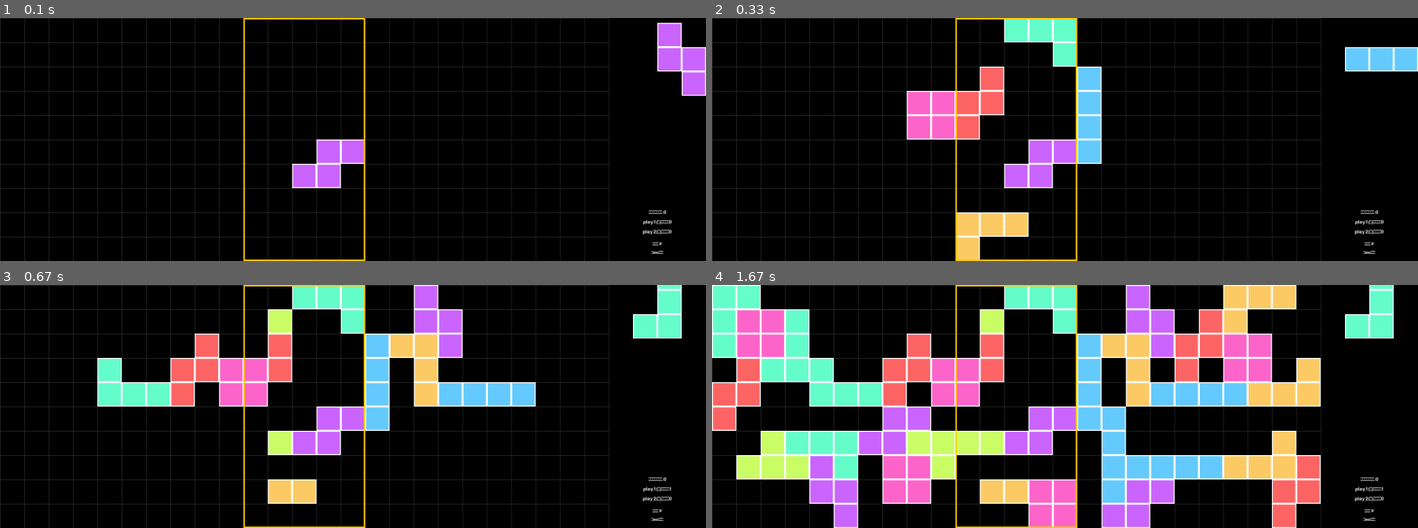
Above: before the commit, frames 1-4 (two rows, left to right).
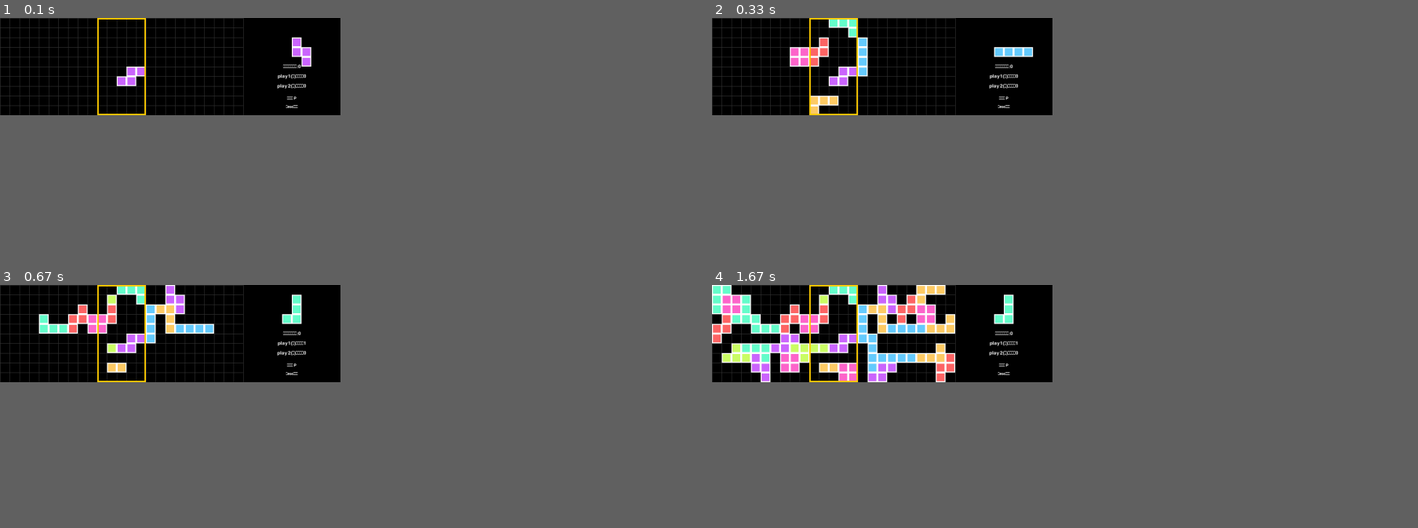
Above: after the commit, the same moments.

Repository: pkulab409/pkudsa.tetris
Game: pygame game, started from TetrisProgram/visual_by_pygame.py
Two runs of this game, one before a commit and one after it. Both use one fixed random seed, a clock stepped at 60 frames per second and the inputs below.
Inputs:
- Up to frame 1 (0.1 s): no input
- Up to frame 2 (0.33 s): no input
- Up to frame 3 (0.67 s): no input
- Up to frame 4 (1.67 s): no input
In our replay, the window is 900x310 before the commit and 434x124 after it. These sizes can differ from the game's own. Grey fills any space a smaller window leaves; there, only what the larger window draws over its background counts as a difference.

The runs differ from the first frame. In frame 1, 9.1% of the frame differs, in the area x 0-100%, y 0-100%; in frame 2, 16%; in frame 3, 23%; in frame 4, 49%, in the area x 0-97%, y 0-100%.

Commit message:
Update visual_by_pygame.py

Diff:
--- a/TetrisProgram/visual_by_pygame.py
+++ b/TetrisProgram/visual_by_pygame.py
@@ -11,7 +11,7 @@
 team1="stupidAI1"
 team2="stupidAI2"
 FPS = 20  #刷新速度
-GRID_WIDTH = 50  #格宽度
+GRID_WIDTH = 20  #格宽度
 
 #高级调试窗口
 PeaceAreaWidth = 10   #和平区行数
